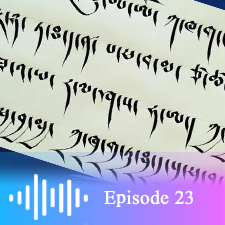
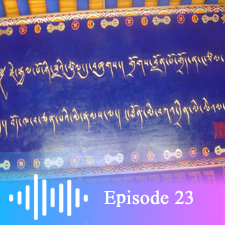
Revision of a layered 225x225 image; what changed, layer by layer:
hid "Pakal-850x500" over (0, 0, 225, 186)
added layer "Layer 5" above "Background" over (0, 0, 225, 186)
